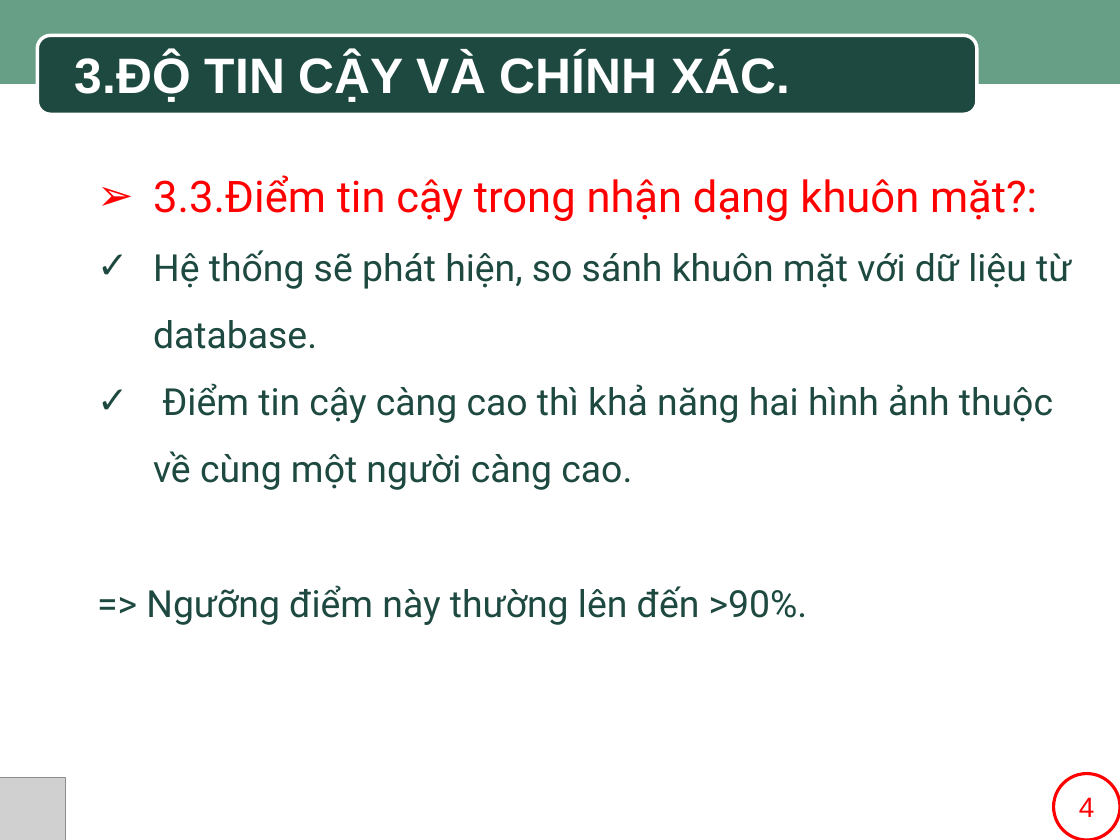
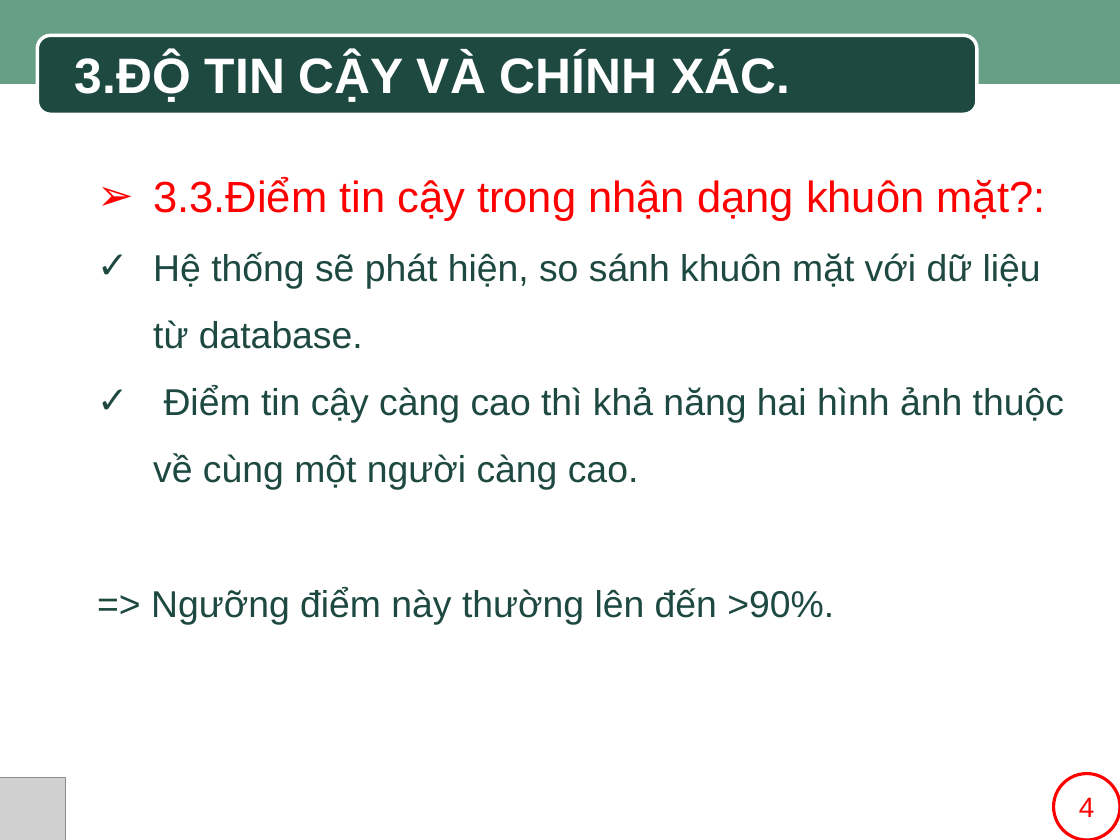
Before and after one commit to SaintLaurentxTran/hutech-23dthd4-nhom7, a slide deck: slide 9 of BÀI THUYẾT TRÌNH MẪU.pptx. Drawn at 1120x840 pixels with LibreOffice and Linux fonts; fonts in the diff are those of the drawing; grey boxes stand for pictures; background and template pictures are left out. Boxes give left, top, right and bottom in pixels: in the first picture for what was removed or moved away, otherwise in the second. Text is boxed around its words. In the diff, an @@ line names an element or a change of style, - is before the commit and + after.

Commit message:
sửa font chữ

```diff
--- a/BÀI THUYẾT TRÌNH MẪU.pptx
+++ b/BÀI THUYẾT TRÌNH MẪU.pptx
@@ text "3.3.Điểm tin cậy trong nhận ..." at (151,177,1064,624): font Roboto to Arial @@
```
Also in this commit, not shown: 5 other slides changed.
